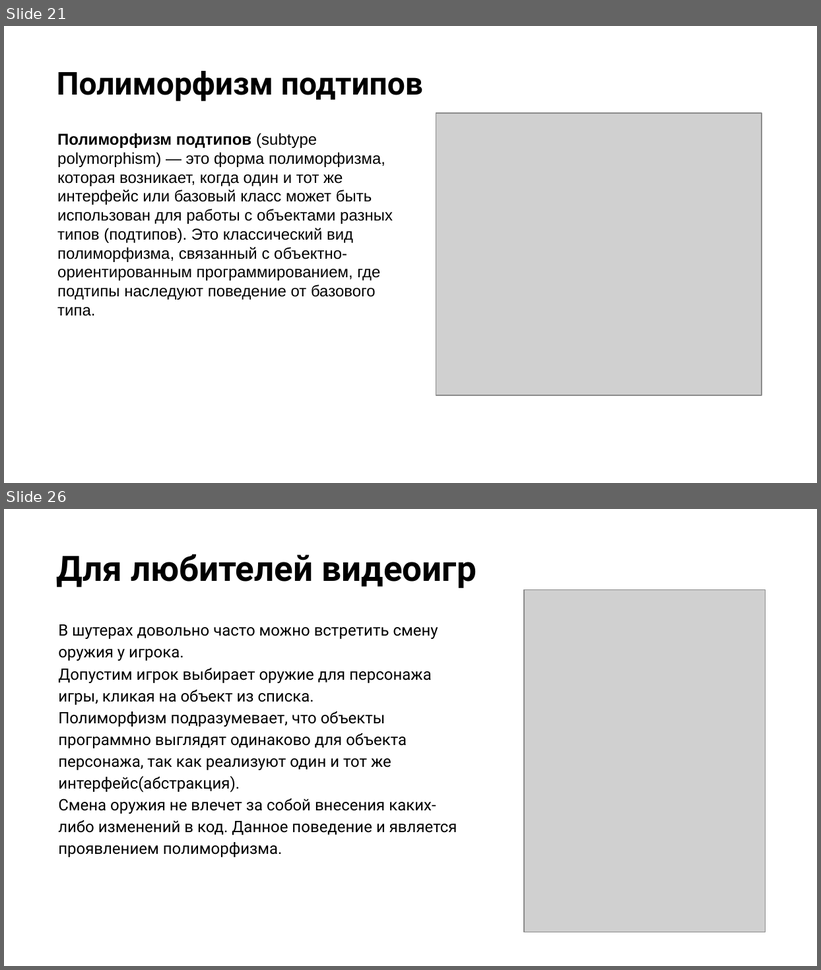
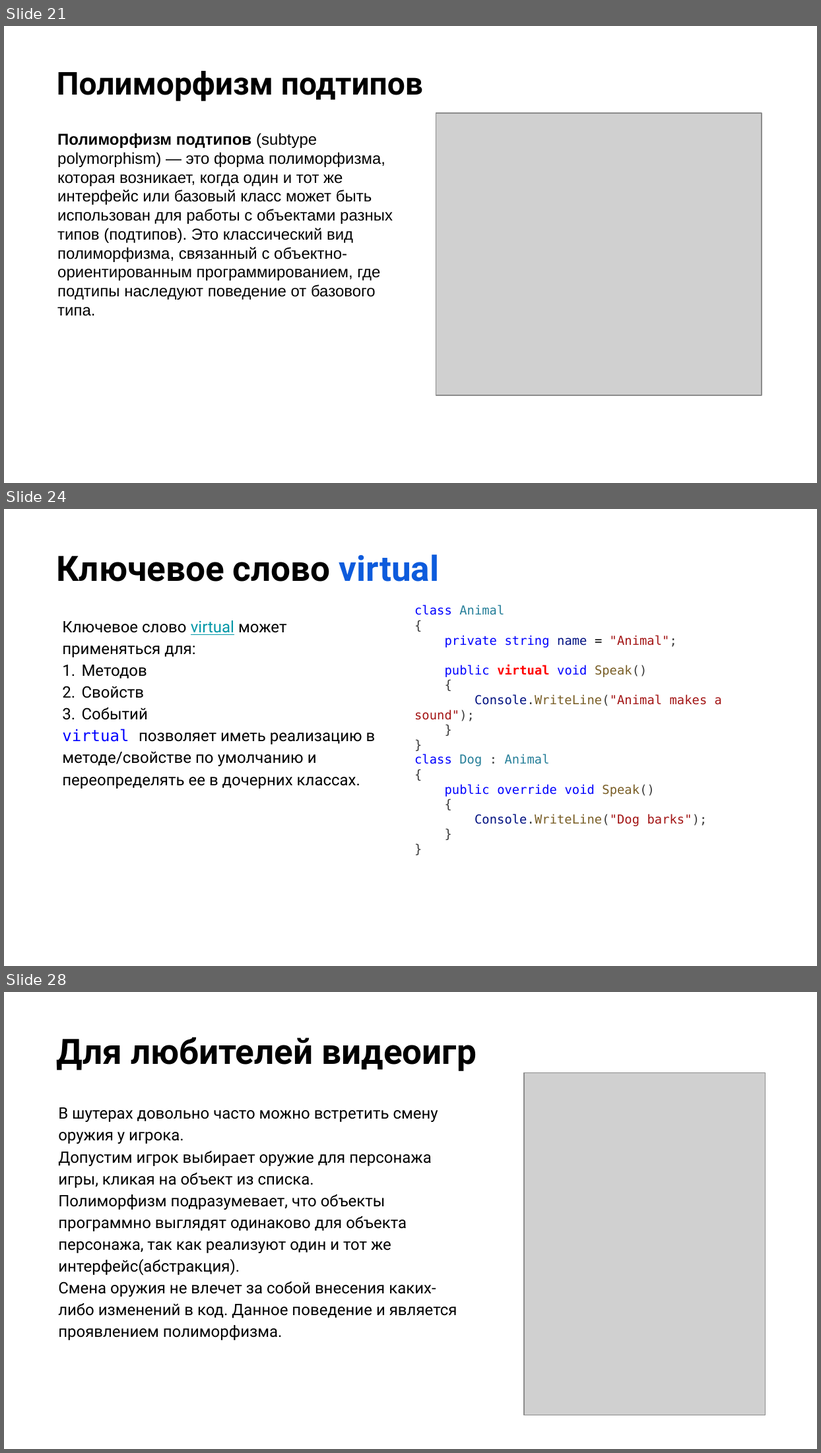
Before and after one commit to NilovPavel/OOP, a slide deck: ООПp.2.pptx. Shown one above the other, each under a label of ours: slides 21 and 26 before the commit, slides 21, 24 and 28 after it; the slides between them are not shown. The pictures are 821x970 and 821x1453 pixels, drawn with LibreOffice and Linux fonts; fonts in the diff are those of the drawing; grey boxes stand for pictures; background and template pictures are left out. Boxes give left, top, right and bottom in pixels: in the first picture for what was removed or moved away, otherwise in the second. Text is boxed around its words. In the diff, an @@ line names an element or a change of style, - is before the commit and + after.

```diff
--- a/ООПp.2.pptx
+++ b/ООПp.2.pptx
@@ slide 24 added at (x1=4, y1=509, x2=817, y2=966), background picture (left out) @@
@@ title added at (x1=57, y1=555, x2=439, y2=582), 31 pt, text #000000, bold @@
+Ключевое слово virtual
@@ text added at (x1=415, y1=605, x2=722, y2=826), 11 pt, text #0000FF @@
+class Animal
+{
+private string name = "Animal";
+public virtual void Speak()
+{
+Console.WriteLine("Animal makes a sound");
+}
+}
+class Dog : Animal
+{
+public override void Speak()
+{
+Console.WriteLine("Dog barks");
+}
+}
@@ text added at (x1=62, y1=621, x2=376, y2=789), 14 pt, text #000000 @@
+Ключевое слово virtual может применяться для:
+1. Методов
+2. Свойств
+3. Событий
+virtual позволяет иметь реализацию в методе/свойстве по умолчанию и переопределять ее в дочерних классах.
@@ what was slide 26 is now slide 28 @@
```
Also in this commit, not shown: 8 slides changed, 3 other slides added, 2 slides removed, 2 other files.
